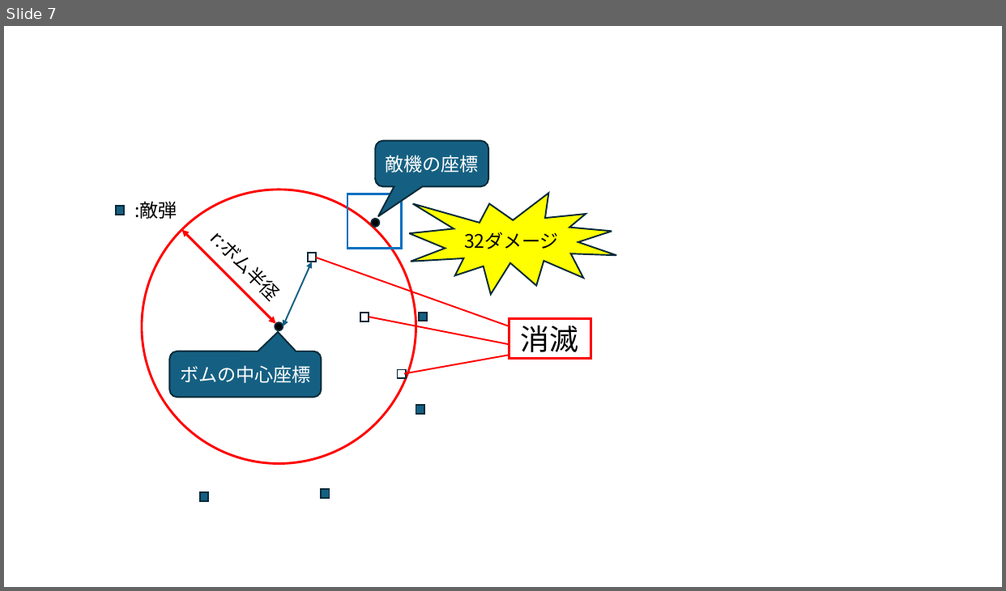
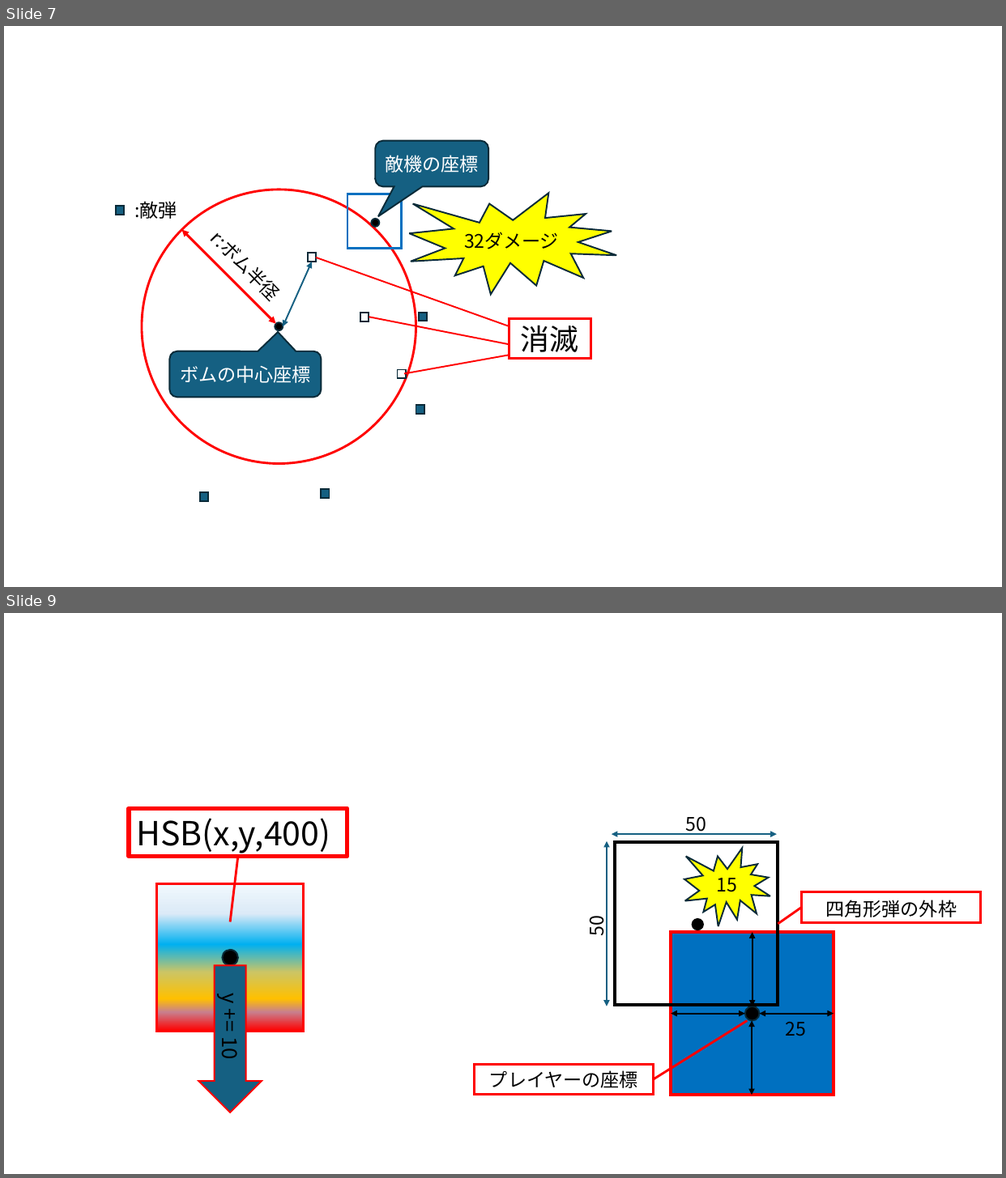
Before and after one commit to kenty86/share, a slide deck: latex/invent2/pptx/説明画像.pptx. Shown one above the other, each under a label of ours: slide 7 before the commit, slides 7 and 9 after it; the slides between them are not shown. The pictures are 1006x591 and 1006x1178 pixels, drawn with LibreOffice and Linux fonts; fonts in the diff are those of the drawing. Boxes give left, top, right and bottom in pixels: in the first picture for what was removed or moved away, otherwise in the second. Text is boxed around its words. In the diff, an @@ line names an element or a change of style, - is before the commit and + after.

```diff
--- a/latex/invent2/pptx/説明画像.pptx
+++ b/latex/invent2/pptx/説明画像.pptx
@@ slide 9 added at (4,613,1002,1174), background #FFFFFF @@
@@ rectangle added at (129,808,347,856), outline #FF0000 4.5 pt, 32 pt, text #000000 @@
+HSB(x,y,400)
@@ group added at (582,816,778,1007): 2 double arrows, 2 texts, 1 rectangle, 1 ellipse @@
+50
+50
@@ irregular seal added at (684,848,770,926), fill #FFFF00, outline #092A39 1.5 pt, 18 pt, text #000000 @@
+15
@@ line added from (230, 922) to (238, 856), #FF0000 2.25 pt @@
@@ rectangle added at (157,884,304,1031), fill gradient #F0F8FD to #DCEAF7 to #00B0F0 to #CCC564 to #FFC000 to #C87F8D to #FF0000, outline #FF0000 2.25 pt @@
@@ rectangle added at (801,892,980,922), outline #FF0000 2.25 pt @@
@@ text added at (825,900,957,918), 18 pt, text #000000 @@
+四角形弾の外枠
@@ line added from (778, 924) to (801, 907), #FF0000 2.25 pt @@
@@ ellipse added at (223,950,238,965), fill #000000, outline #092A39 1.5 pt @@
@@ rectangle added at (671,933,834,1096), fill #0070C0, outline #FF0000 3 pt @@
@@ double arrow added from (752, 933) to (752, 1007), #000000 1.5 pt @@
@@ down arrow added at (198,965,262,1112), fill #156082, outline #FF0000 1.5 pt @@
@@ text added at (216,995,246,1060), 20 pt, text #000000 @@
+y += 10
@@ line added from (748, 1021) to (653, 1080), #FF0000 2.25 pt @@
@@ double arrow added from (745, 1013) to (671, 1013), #000000 1.5 pt @@
@@ ellipse added at (745,1007,760,1021), fill #000000, outline #092A39 1.5 pt @@
@@ double arrow added from (752, 1095) to (752, 1021), #000000 1.5 pt @@
@@ double arrow added from (833, 1013) to (760, 1013), #000000 1.5 pt @@
@@ text added at (785,1022,806,1037), 18 pt, text #000000 @@
+25
@@ rectangle added at (474,1064,653,1094), outline #FF0000 2.25 pt @@
@@ text added at (489,1071,638,1088), 18 pt, text #000000 @@
+プレイヤーの座標
```
Also in this commit, not shown: 1 slide changed, 11 other files.
